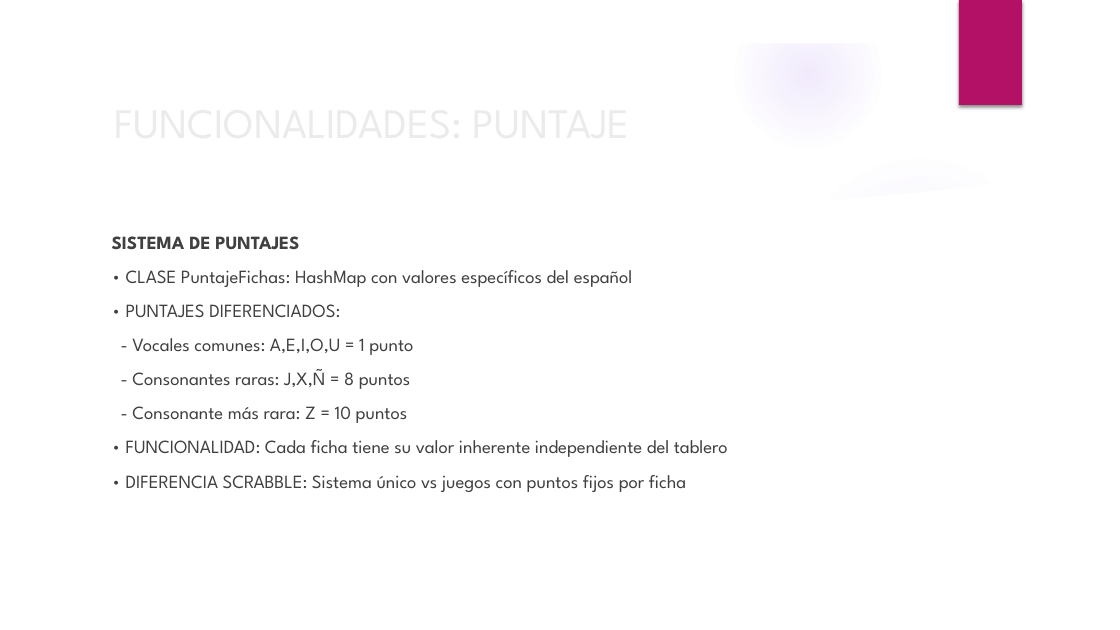
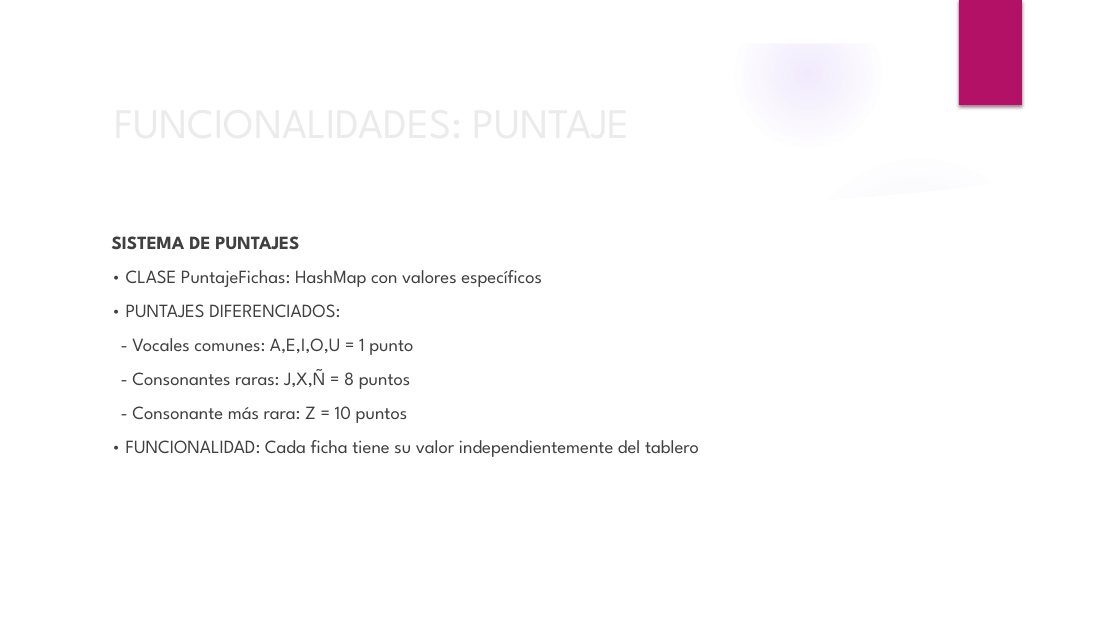
Before and after one commit to BinaryJuan/scrabble-poo, a slide deck: slide 43 of SCRABBLE.pptx (slide 41 before the commit). Drawn at 1120x630 pixels with LibreOffice and Linux fonts; fonts in the diff are those of the drawing; background and template pictures are left out. Boxes give left, top, right and bottom in pixels: in the first picture for what was removed or moved away, otherwise in the second. Text is boxed around its words. In the diff, an @@ line names an element or a change of style, - is before the commit and + after.

```diff
--- a/SCRABBLE.pptx
+++ b/SCRABBLE.pptx
@@ text at [126,270,542,287]: text changed @@
-• CLASE PuntajeFichas: HashMap con valores específicos del español
+• CLASE PuntajeFichas: HashMap con valores específicos
@@ text at [126,440,699,457]: text changed @@
-• FUNCIONALIDAD: Cada ficha tiene su valor inherente independiente del tablero
-• DIFERENCIA SCRABBLE: Sistema único vs juegos con puntos fijos por ficha
+• FUNCIONALIDAD: Cada ficha tiene su valor independientemente del tablero
```
Also in this commit, not shown: 12 other slides changed, 3 slides added, 1 slide removed, 3 other files.
